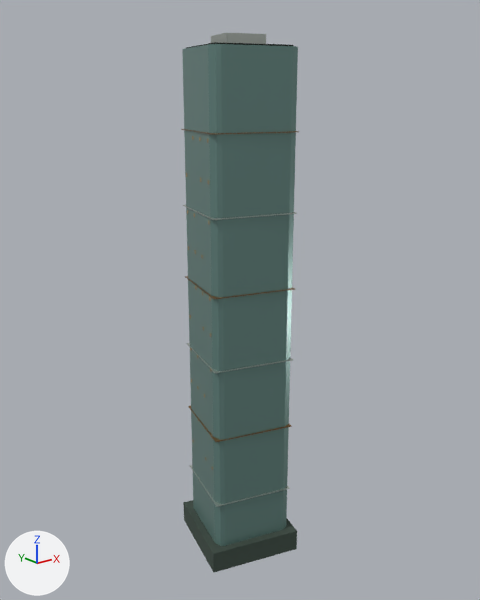
What one commit did to the glTF model landmarks/assets/andaz.glb.
One viewpoint serves both versions: a camera (50 mm lens) standing at (-187.0, -240.0, 227.0) and looking at (5.0, 0.0, 131.0). Every picture has the same lights, and +X, +Y and +Z are marked at lower left. The older version comes first. Vertices at exactly the same position are counted once.

Objects in the first picture: 'crown_box', 'envelope', 'floor_bands', 'floor_bands.001', 'night_windows', 'podium' and 1 more.
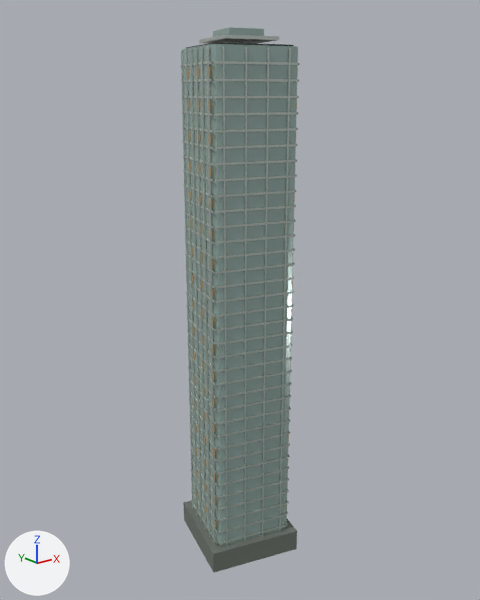
Changed parts and their boxes [x1, y1, x2, y2] in the pictures (480 x 600 px):
'envelope', recoloured, surface changed (greyish cyan to grey)
    both: [182, 44, 298, 546]
'fins', added
    after: [181, 46, 298, 546]
'floor_bands', recoloured, surface changed, reshaped (60% taller)
    before: [183, 205, 297, 507]
    after: [180, 61, 300, 545]
'podium', recoloured (lighter)
    both: [183, 500, 297, 573]
'crown_box', recoloured, surface changed, reshaped
    before: [211, 33, 266, 44]
    after: [199, 35, 279, 44]
'night_windows', reshaped
    before: [186, 136, 213, 470]
    after: [188, 67, 298, 545]
'floor_bands.001', deleted
    before: [181, 129, 299, 442]
'crown_box.001', added
    after: [213, 27, 264, 37]
part 3 of me_night_windows, built on
    after: [188, 67, 298, 487]

Patch to the scene script:
```diff
--- a/landmarks/assets/andaz.glb.py
+++ b/landmarks/assets/andaz.glb.py
@@ mat_glass_alt @@
 mat_glass_alt = principled_material('glass_alt')
-mat_glass_alt.base_color = (0.156, 0.279, 0.254)  # greyish cyan #6e908a
+mat_glass_alt.base_color = (0.342, 0.468, 0.434)  # grey #9eb6b0
 mat_glass_alt.metallic = 0.36
-mat_glass_alt.roughness = 0.28
+mat_glass_alt.roughness = 0.22
@@ mat_metal @@
 mat_metal = principled_material('metal')
-mat_metal.base_color = (0.539, 0.591, 0.546)  # light grey #c2cac3
-mat_metal.metallic = 0.82
+mat_metal.base_color = (0.665, 0.723, 0.672)  # light grey #d5ddd6
+mat_metal.metallic = 0.72
 mat_metal.roughness = 0.3
@@ mat_stone @@
 mat_stone = principled_material('stone')
-mat_stone.base_color = (0.0452, 0.0704, 0.0545)  # greyish green #3c4b42
+mat_stone.base_color = (0.153, 0.175, 0.15)  # grey #6d746c
 mat_stone.metallic = 0.04
@@ me_crown_box @@
 # used by ob_crown_box; location = (0.0, 0.0, 0.0)
-me_crown_box.from_pydata(...)  # 8 vertices, 12 faces; spans x -7.9..14.4, y -12.0..10.3, z 246.0..250.4
+me_crown_box.from_pydata(...)  # 8 vertices, 12 faces; spans x -12.6..19.1, y -19.0..17.3, z 247.7..249.1
+# me_crown_box part 1: the whole mesh is rebuilt
 me_crown_box.materials.append(mat_metal)
@@ me_floor_bands @@
 # used by ob_floor_bands; location = (0.0, 0.0, 0.0)
-me_floor_bands.from_pydata(...)  # 24 vertices, 36 faces; spans x -21.4..27.9, y -25.6..24.0, z 35.0..175.9
+me_floor_bands.from_pydata(...)  # 1152 vertices, 1728 faces; spans x -21.1..27.5, y -25.1..23.5, z 6.2..238.8
+# me_floor_bands part 2: 24 vertices removed from x -21.4..27.9, y -25.6..24.0, z 35.0..175.9; 1152 vertices added at x -21.1..27.5, y -25.1..23.5, z 6.2..238.8
 me_floor_bands.materials.append(mat_metal)
@@ me_night_windows @@
 # used by ob_night_windows; location = (0.0, 0.0, 0.0)
-me_night_windows.from_pydata(...)  # 240 vertices, 120 faces; spans x -20.0..26.0, y -21.0..19.0, z 52.0..209.0
+me_night_windows.from_pydata(...)  # 432 vertices, 216 faces; spans x -21.0..25.0, y -24.0..16.0, z 8.0..237.0
+# me_night_windows part 3: 3 vertices moved within x -20.0..21.0, y -11.0..-10.0, z 88.0..104.0; 15 vertices removed from x -20.0..21.0, y -11.0..-8.0, z 86.0..209.0; 307 vertices added at x -21.0..25.0, y -24.0..16.0, z 8.0..237.0
+# other edits to the shape of me_night_windows do not show in these pictures
 me_night_windows.materials.append(mat_night)
@@ me_fins @@
+me_fins.from_pydata(...)  # 160 vertices, 240 faces; spans x -21.0..27.0, y -25.0..23.0, z 0.0..244.0
+me_fins.materials.append(mat_metal)  # light grey #d5ddd6
@@ me_crown_box_001 @@
+me_crown_box_001.from_pydata([(8.2, -12.1, 248.8), (13.3, 6.2, 248.8), (-1.7, 10.4, 248.8), (-6.9, -7.8, 248.8), (-1.7, 10.4, 252.4), (-6.9, -7.8, 252.4), (13.3, 6.2, 252.4), (8.2, -12.1, 252.4)], [], [(0, 1, 2), (0, 2, 3), (3, 2, 4), (3, 4, 5), (2, 1, 6), (2, 6, 4), (1, 6, 7), (1, 7, 0), (0, 3, 5), (0, 5, 7), (5, 4, 6), (5, 6, 7)])
+me_crown_box_001.materials.append(mat_glass_alt)  # grey #9eb6b0
@@ ob_floor_bands_001 @@
-ob_floor_bands_001 = bpy.data.objects.new('floor_bands.001', me_floor_bands_001)
-ob_floor_bands_001.location = (0.0, 0.0, 0.0)
@@ ob_fins @@
+ob_fins = bpy.data.objects.new('fins', me_fins)
+ob_fins.location = (0.0, 0.0, 0.0)
@@ ob_crown_box_001 @@
+ob_crown_box_001 = bpy.data.objects.new('crown_box.001', me_crown_box_001)
+ob_crown_box_001.location = (0.0, 0.0, 0.0)
```
